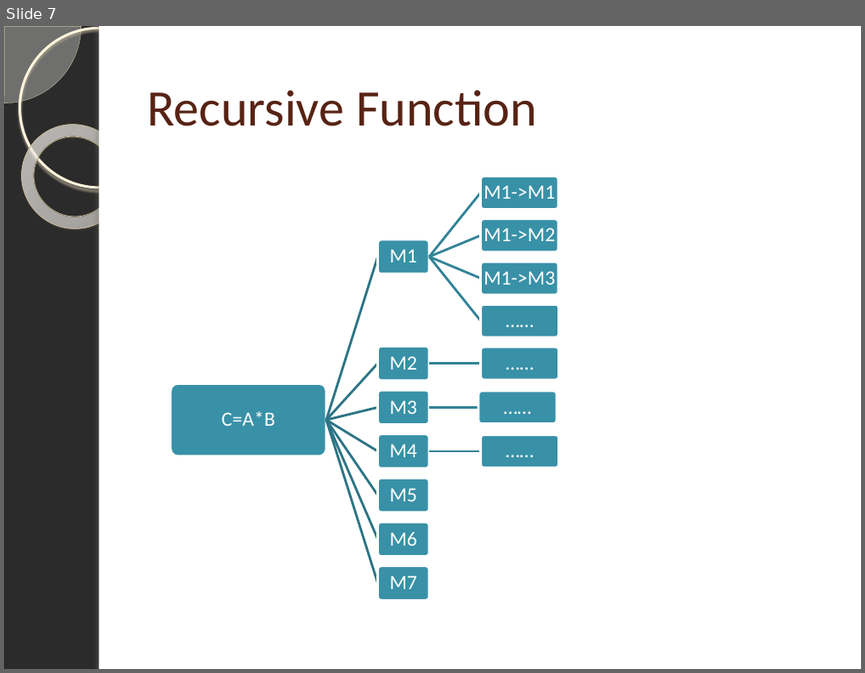
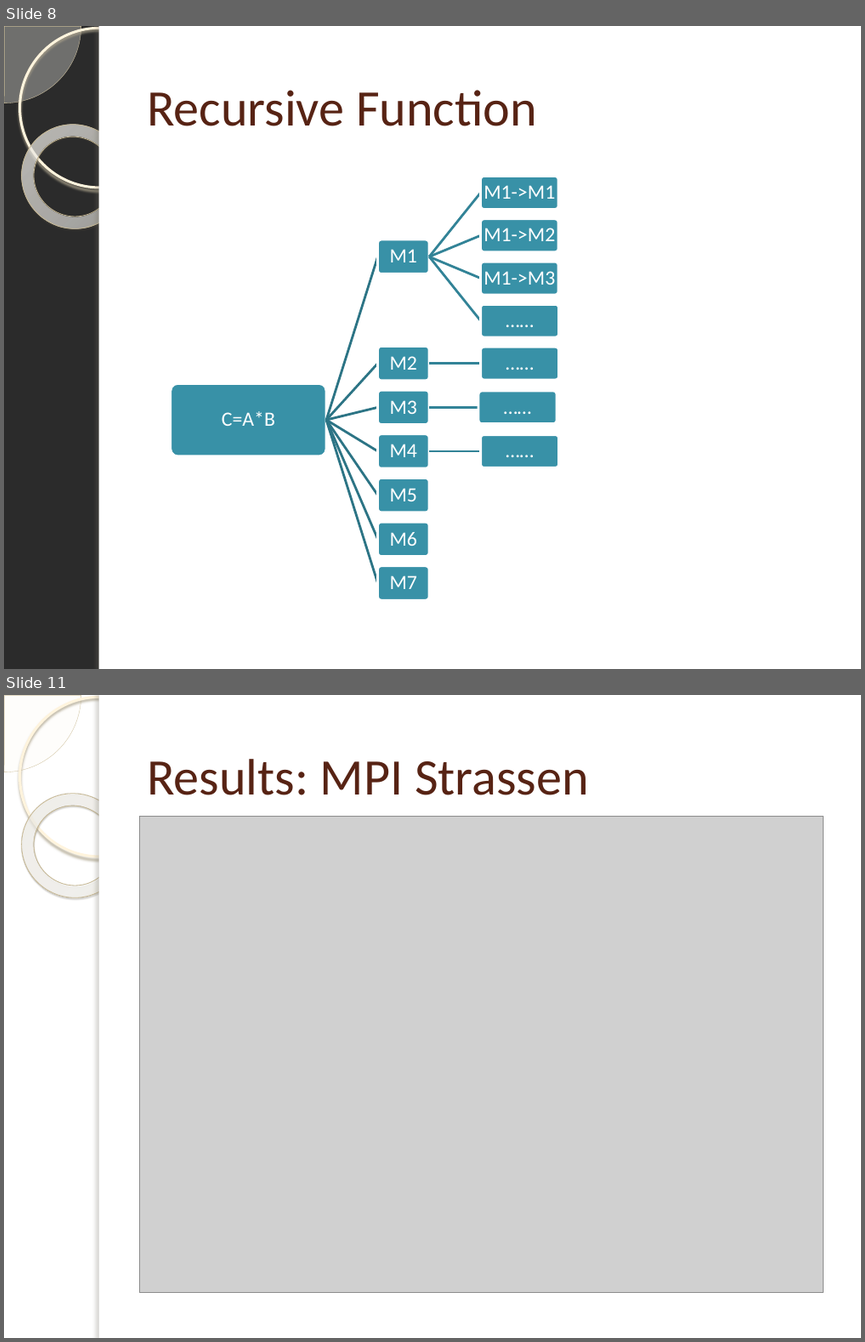
Before and after one commit to pruthvishetty/strassen, a slide deck: Strassen Multiplication Algorithm.pptx. Shown one above the other, each under a label of ours: slide 7 before the commit, slides 8 and 11 after it; the slides between them are not shown. The pictures are 865x673 and 865x1342 pixels, drawn with LibreOffice and Linux fonts; fonts in the diff are those of the drawing; grey boxes stand for pictures; background and template pictures are left out; a plain dark background stands for a picture behind light text. Boxes give left, top, right and bottom in pixels: in the first picture for what was removed or moved away, otherwise in the second. Text is boxed around its words. In the diff, an @@ line names an element or a change of style, - is before the commit and + after.

```diff
--- a/Strassen Multiplication Algorithm.pptx
+++ b/Strassen Multiplication Algorithm.pptx
@@ slide 11 added at box(4, 695, 861, 1338), background picture (left out); not listed: 5 template elements that a slide beside it also shows @@
@@ title added at box(147, 759, 589, 795), 43 pt, text #572314 @@
+Results: MPI Strassen
@@ picture added at box(139, 817, 823, 1293) @@
@@ what was slide 7 is now slide 8 @@
```
Also in this commit, not shown: 7 slides changed, 3 other slides added, 1 other file.
